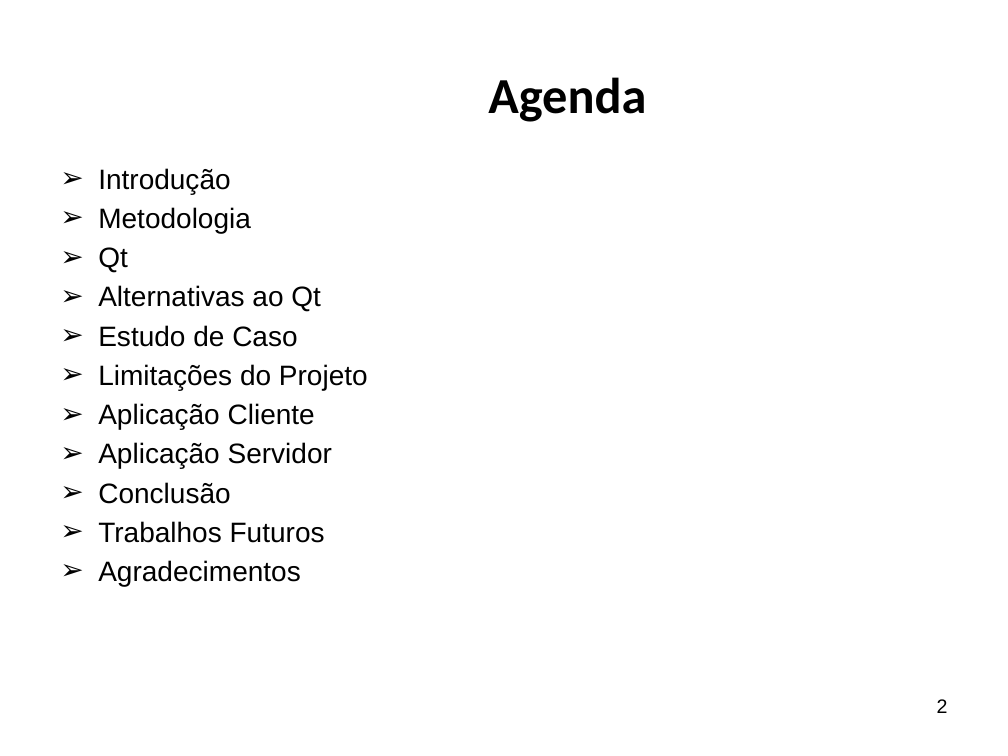
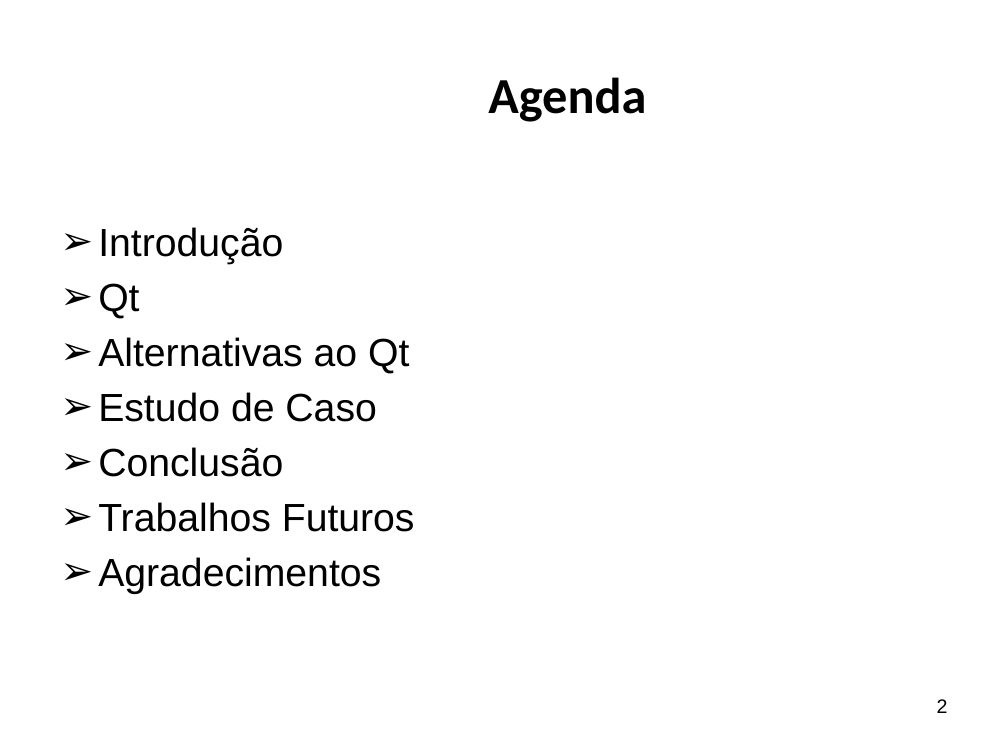
Before and after one commit to ricardopetrere/TCC_FTT, a slide deck: slide 2 of documentos/Apresentação Banca.pptx. Drawn at 1008x756 pixels with LibreOffice and Linux fonts; fonts in the diff are those of the drawing; background and template pictures are left out. Boxes give left, top, right and bottom in pixels: in the first picture for what was removed or moved away, otherwise in the second. Text is boxed around its words. In the diff, an @@ line names an element or a change of style, - is before the commit and + after.

```diff
--- a/documentos/Apresentação Banca.pptx
+++ b/documentos/Apresentação Banca.pptx
@@ text "Introdução" at <box>98,227,415,594</box>: size 20 to 28 pt; more space between paragraphs; vertical alignment top to middle @@
@@ text at <box>98,207,251,233</box>: paragraph removed @@
-➢ Metodologia
@@ text at <box>98,364,368,468</box>: paragraphs removed @@
-➢ Limitações do Projeto
-➢ Aplicação Cliente
-➢ Aplicação Servidor
```
Also in this commit, not shown: 5 other slides changed, 4 slides added, 16 other files.
